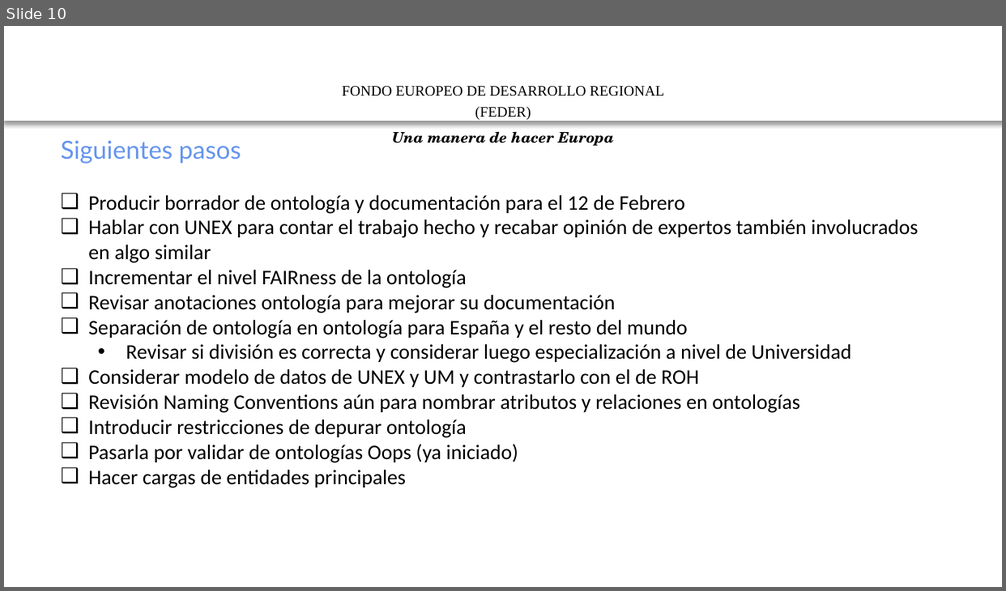
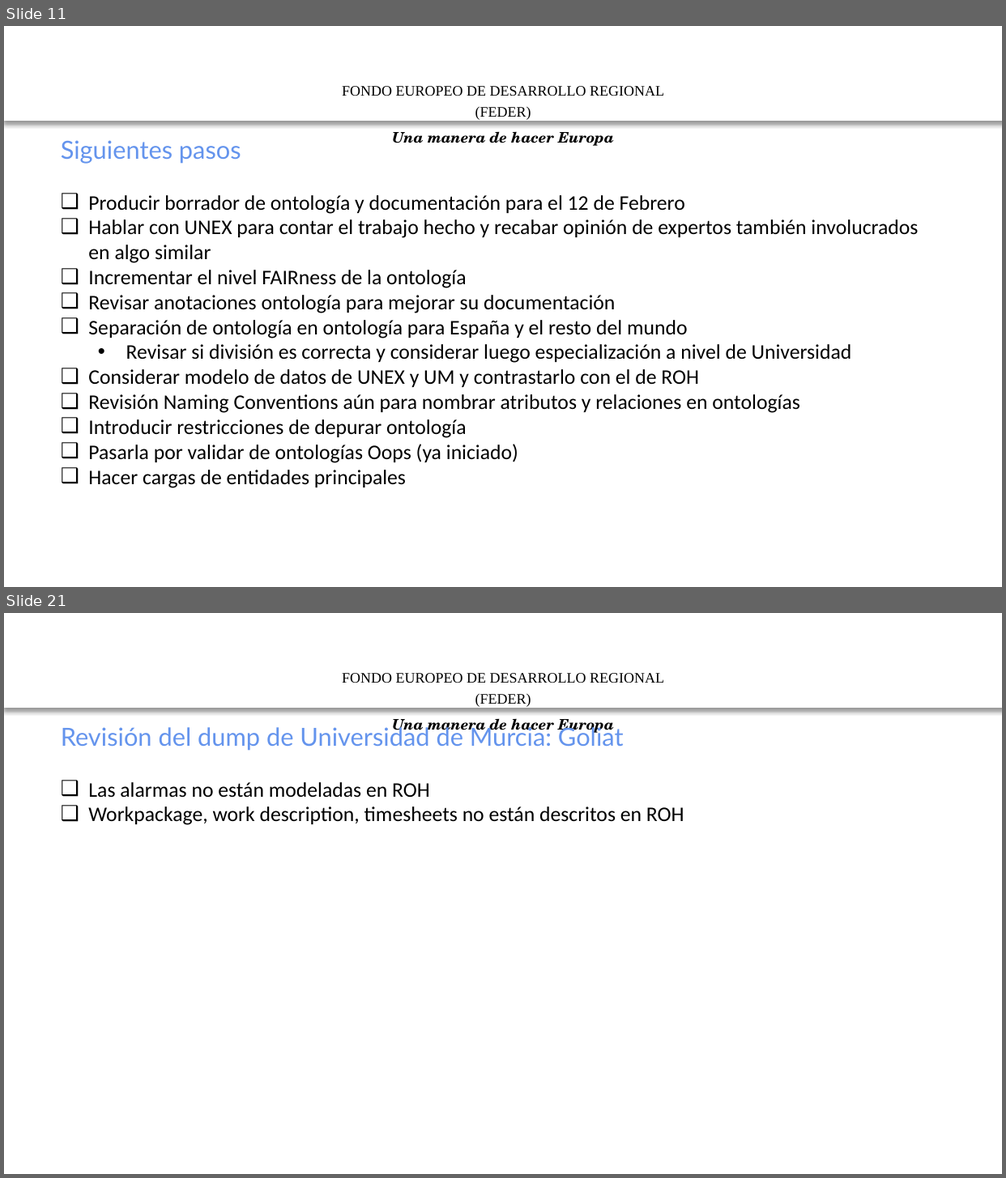
Before and after one commit to mpuerta004/GnossDeustoOnto, a slide deck: 20200109 HERCULES ASIO -ROH-Validación.pptx. Shown one above the other, each under a label of ours: slide 10 before the commit, slides 11 and 21 after it; the slides between them are not shown. The pictures are 1006x591 and 1006x1178 pixels, drawn with LibreOffice and Linux fonts; fonts in the diff are those of the drawing; background and template pictures are left out. Boxes give left, top, right and bottom in pixels: in the first picture for what was removed or moved away, otherwise in the second. Text is boxed around its words. In the diff, an @@ line names an element or a change of style, - is before the commit and + after.

```diff
--- a/20200109 HERCULES ASIO -ROH-Validación.pptx
+++ b/20200109 HERCULES ASIO -ROH-Validación.pptx
@@ slide 21 added at box(4, 613, 1002, 1174), background #FFFFFF; not listed: 2 template elements that a slide beside it also shows @@
@@ text added at box(61, 724, 684, 825), 20 pt, text #000000 @@
+Revisión del dump de Universidad de Murcia: Goliat
+❑ Las alarmas no están modeladas en ROH
+❑ Workpackage, work description, timesheets no están descritos en ROH
@@ what was slide 10 is now slide 11 @@
```
Also in this commit, not shown: 1 slide changed, 11 other slides added, 1 other file.
